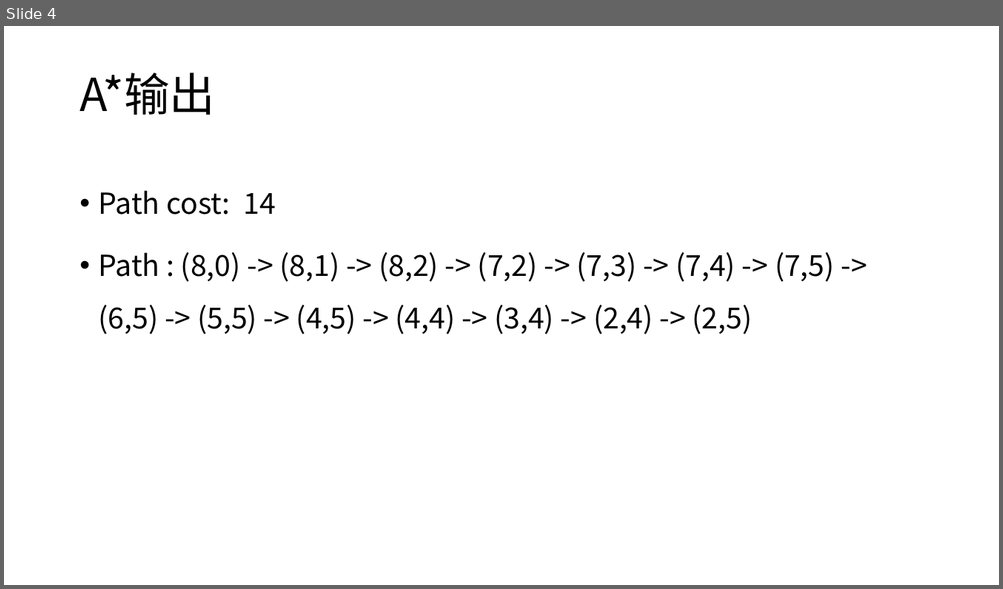
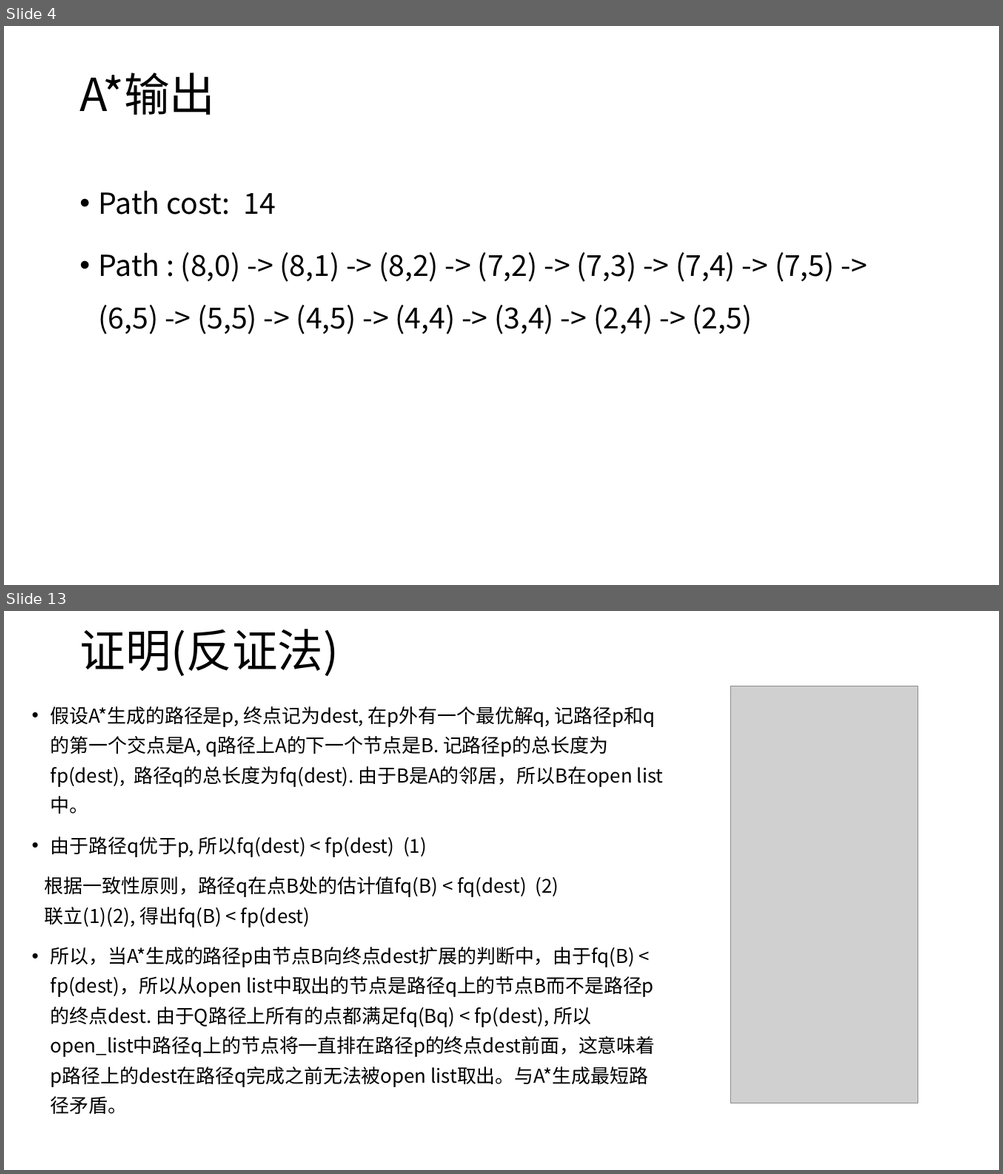
Before and after one commit to ssfc/npbenchmark, a slide deck: npbenchmark-main/MAPF/A_star.pptx. Shown one above the other, each under a label of ours: slide 4 before the commit, slides 4 and 13 after it; the slides between them are not shown. The pictures are 1003x589 and 1003x1174 pixels, drawn with LibreOffice and Linux fonts; fonts in the diff are those of the drawing; grey boxes stand for pictures. Boxes give left, top, right and bottom in pixels: in the first picture for what was removed or moved away, otherwise in the second. Text is boxed around its words. In the diff, an @@ line names an element or a change of style, - is before the commit and + after.

Commit message:
slides

```diff
--- a/npbenchmark-main/MAPF/A_star.pptx
+++ b/npbenchmark-main/MAPF/A_star.pptx
@@ slide 13 added at (4,611,999,1170), background #FFFFFF @@
@@ title added at (79,629,338,676), 44 pt, text #000000 @@
+证明(反证法)
@@ picture added at (731,686,918,1103) @@
@@ text added at (45,706,655,1114), 18.5 pt, text #000000 @@
+• 假设A*生成的路径是p, 终点记为dest, 在p外有一个最优解q, 记路径p和q的第一个交点是A, q路径上A的下一个节点是B. 记路径p的总长度为fp(dest), 路径q的总长度为fq(dest). 由于B是A的邻居，所以B在open list中。
+• 由于路径q优于p, 所以fq(dest) < fp(dest) (1)
+根据一致性原则，路径q在点B处的估计值fq(B) < fq(dest) (2)
+联立(1)(2), 得出fq(B) < fp(dest)
+• 所以，当A*生成的路径p由节点B向终点dest扩展的判断中，由于fq(B) < fp(dest)，所以从open list中取出的节点是路径q上的节点B而不是路径p的终点dest. 由于Q路径上所有的点都满足fq(Bq) < fp(dest), 所以open_list中路径q上的节点将一直排在路径p的终点dest前面，这意味着p路径上的dest在路径q完成之前无法被open list取出。与A*生成最短路径矛盾。
```
Also in this commit, not shown: 1 slide changed, 8 other slides added, 9 slides removed, 4 other files.
